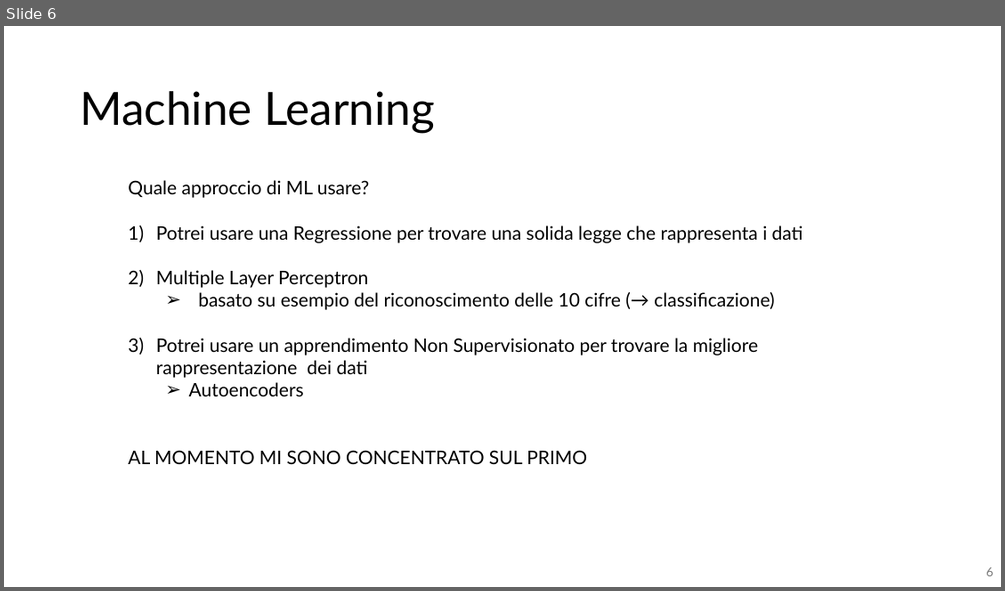
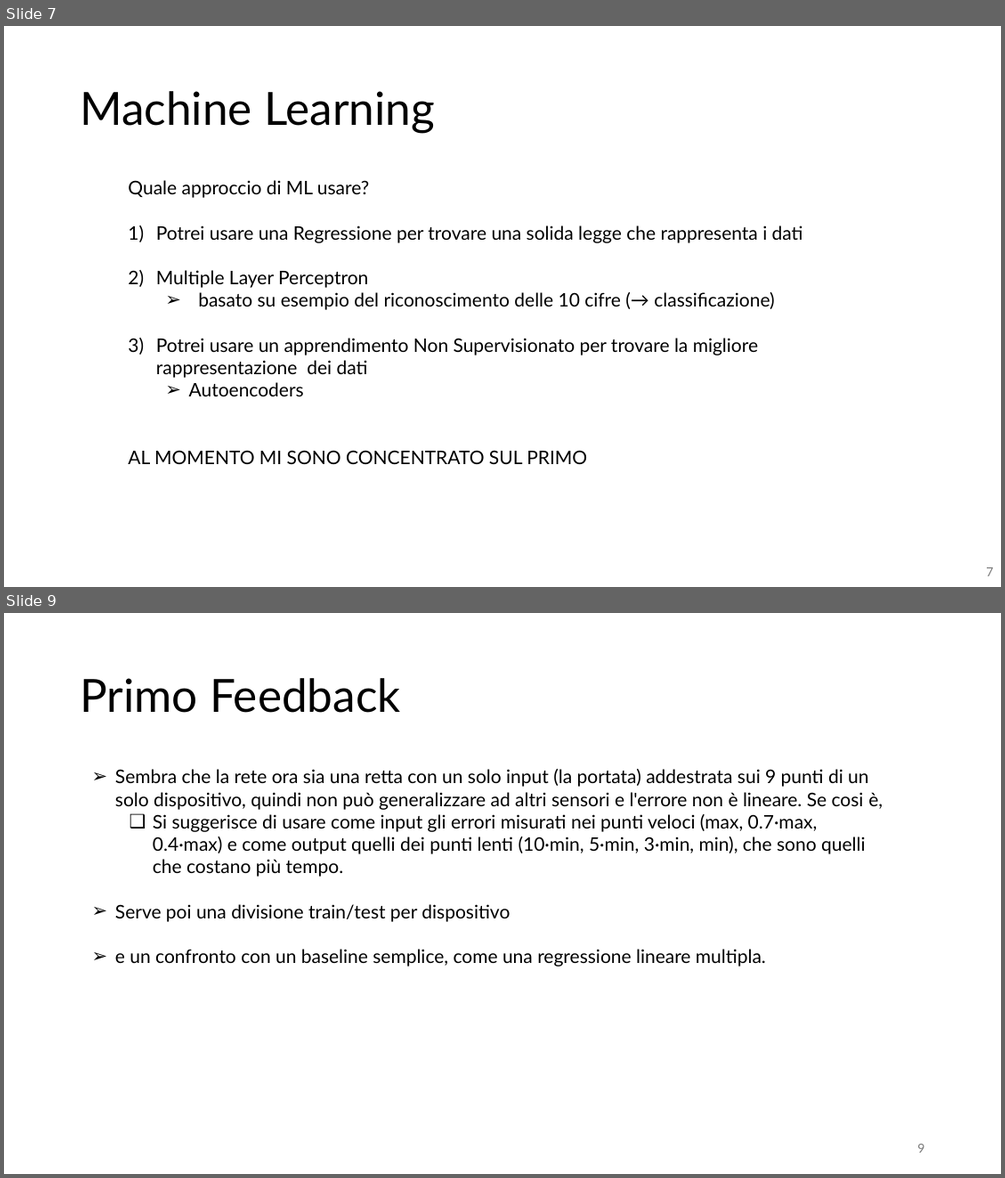
Before and after one commit to dringricciardi/Scuola2026, a slide deck: scuola2026.pptx. Shown one above the other, each under a label of ours: slide 6 before the commit, slides 7 and 9 after it; the slides between them are not shown. The pictures are 1005x591 and 1005x1178 pixels, drawn with LibreOffice and Linux fonts; fonts in the diff are those of the drawing. Boxes give left, top, right and bottom in pixels: in the first picture for what was removed or moved away, otherwise in the second. Text is boxed around its words. In the diff, an @@ line names an element or a change of style, - is before the commit and + after.

```diff
--- a/scuola2026.pptx
+++ b/scuola2026.pptx
@@ slide 9 added at [4, 613, 1001, 1174], background #FFFFFF @@
@@ title added at [80, 678, 401, 713], 44 pt, text #000000 @@
+Primo Feedback
@@ text added at [115, 769, 882, 966], 18 pt, text #000000 @@
+➢ Sembra che la rete ora sia una retta con un solo input (la portata) addestrata sui 9 punti di un solo dispositivo, quindi non può generalizzare ad altri sensori e l'errore non è lineare. Se cosi è,
+  ❑ Si suggerisce di usare come input gli errori misurati nei punti veloci (max, 0.7·max, 0.4·max) e come output quelli dei punti lenti (10·min, 5·min, 3·min, min), che sono quelli che costano più tempo.
+➢ Serve poi una divisione train/test per dispositivo
+➢ e un confronto con un baseline semplice, come una regressione lineare multipla.
@@ page number added at [917, 1143, 924, 1152], 12 pt, text #797979 @@
+9
@@ what was slide 6 is now slide 7 @@
@@ page number at [986, 567, 993, 576]: text changed @@
-6
+7
```
Also in this commit, not shown: 3 slides changed, 2 other slides added.
